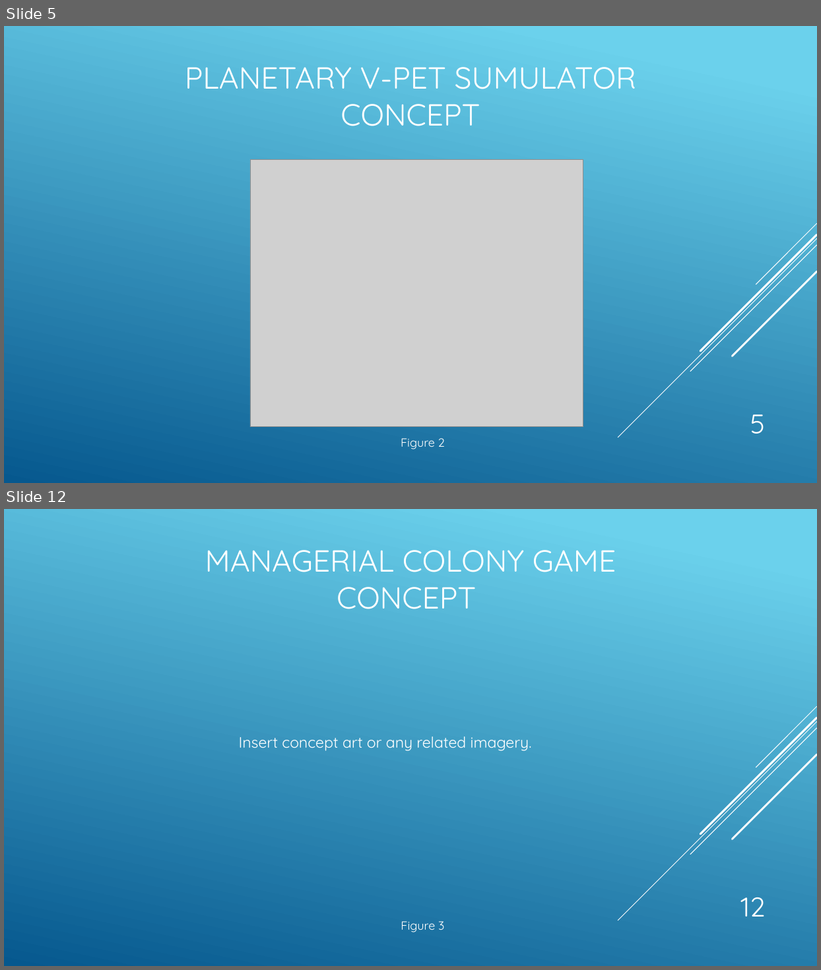
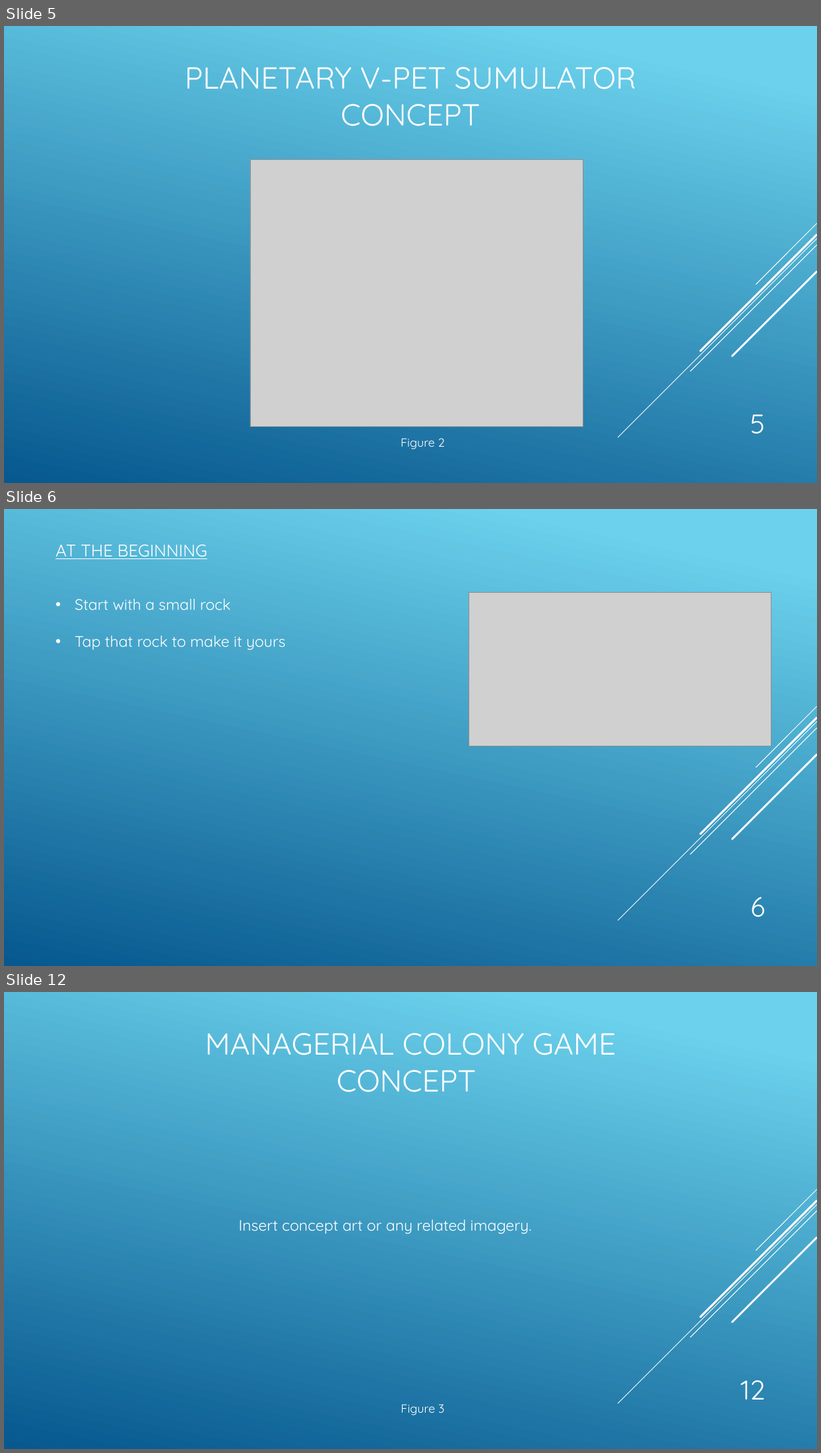
Before and after one commit to UoSGroupProjects1718/level-6-l6-group-3, a slide deck: Presentations/Level 6 Group 3 Pitch.pptx. Shown one above the other, each under a label of ours: slides 5 and 12 before the commit, slides 5, 6 and 12 after it; the slides between them are not shown. The pictures are 821x970 and 821x1453 pixels, drawn with LibreOffice and Linux fonts; fonts in the diff are those of the drawing; grey boxes stand for pictures. Boxes give left, top, right and bottom in pixels: in the first picture for what was removed or moved away, otherwise in the second. Text is boxed around its words. In the diff, an @@ line names an element or a change of style, - is before the commit and + after.

```diff
--- a/Presentations/Level 6 Group 3 Pitch.pptx
+++ b/Presentations/Level 6 Group 3 Pitch.pptx
@@ slide 6 added at box(4, 509, 817, 966), background gradient #6ED2EB to #06588E; not listed: 5 template elements that a slide beside it also shows @@
@@ title added at box(55, 545, 207, 559), 20 pt, text #FFFFFF, underline @@
+AT THE BEGINNING
@@ text added at box(75, 599, 286, 650), 18 pt, text #FFFFFF @@
+• Start with a small rock
+• Tap that rock to make it yours
@@ picture added at box(469, 593, 772, 747) @@
@@ page number added at box(750, 897, 765, 918), 32 pt, text #FFFFFF @@
+6
```
Also in this commit, not shown: 1 slide changed, 4 other slides added, 5 slides removed.
